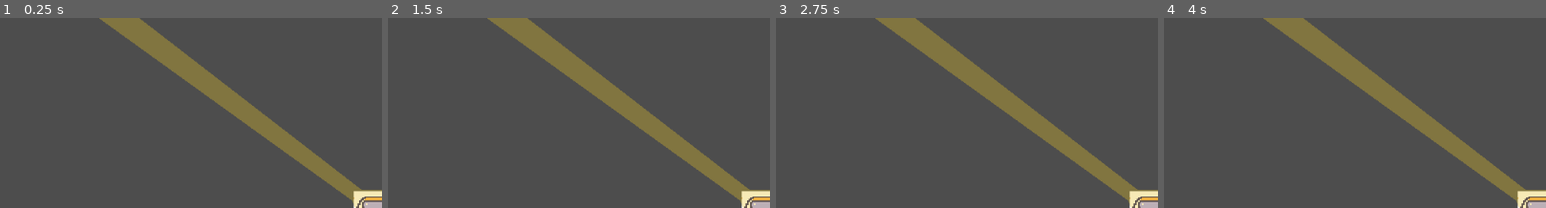
Above: before the commit, frames 1-4 (left to right).
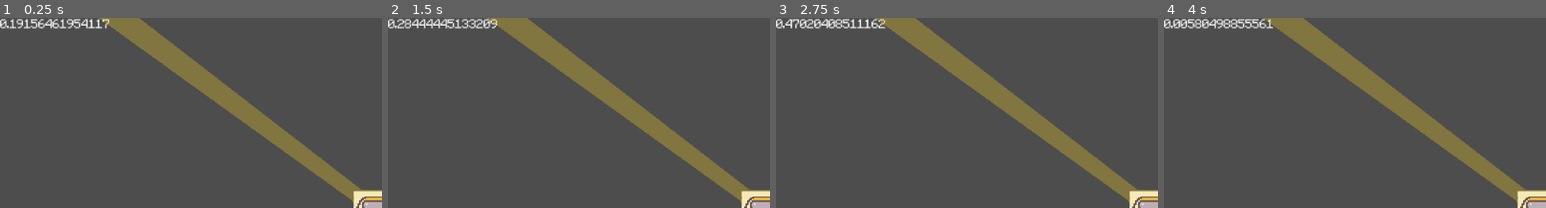
Above: after the commit, the same moments.

Repository: TrueHopolok/gj_flow
Game: Godot game, scene res://scenes/gameplay/gameplay.tscn
Two runs of this game, one before a commit and one after it. Both use one fixed random seed, a clock stepped at 60 frames per second and the inputs below. The project has no main scene, so this scene is started directly. Sound files missing from this copy of the repository are replaced by a short silence.
Inputs:
- Up to frame 1 (0.25 s): no input
- Up to frame 2 (1.5 s): hold K (low_right) 0.53-1.28 s; hold D (low_left) from 1.28 s (still down)
- Up to frame 3 (2.75 s): release D (low_left) at 2.03 s; hold K (low_right) from 2.03 s (still down)
- Up to frame 4 (4 s): release K (low_right) at 3.53 s; hold D (low_left) from 3.53 s (still down)
The pictures show only the part of the screen within x 0-50%, y 0-50%; the shares and areas given below are measured in that part.

The runs differ from the first frame. In frame 1, 0.8% of the frame differs, in the area x 0-29%, y 0-6%; in frame 2, 0.9%; in frame 3, 0.9%; in frame 4, 1.0%.

Commit message:
mne kazetsa, ni4ego ne rabotaet

Diff:
--- a/assets/sections/experiment.tres
+++ b/assets/sections/experiment.tres
@@ -6,5 +6,6 @@
 
 [resource]
 script = ExtResource("2_bfdpq")
+bpm = 60.0
 parts = Array[ExtResource("1_85abv")]([ExtResource("3_qatc3")])
 metadata/_custom_type_script = "uid://crkfqj4wv8qok"
--- a/scenes/game_manager/game_manager.gd
+++ b/scenes/game_manager/game_manager.gd
@@ -9,7 +9,7 @@
 const NOTE_SPAWN_OFFSET: float = 2.0 # sec
 
 ## Absolute error of player's clicking the note
-const TIMING_WINDOW: float = 0.25 # sec
+const TIMING_WINDOW: float = 2.0 # sec
 
 @export_group('Section')
 @export var sections: Array[LevelSection]
@@ -43,6 +43,16 @@
 	health_changed.emit(health)
 
 
+func beat_to_sec(beat: float, bpm: float) -> float:
+	assert(bpm > 0, "WTF BPM IS NEGATIVE OR ZERO, btw Rich's fault")
+	return beat / 60 * bpm
+
+
+func sec_to_beat(sec: float, bpm: float) -> float:
+	assert(bpm > 0, "WTF BPM IS NEGATIVE OR ZERO, btw Rich's fault")
+	return sec * 60 / bpm
+
+
 func start_game() -> void:
 	assert(len(sections) > 0, "FAILED TO FIND ANY SECTIONS")
 	set_health(LevelDamage.MAX_HEALTH)
@@ -53,8 +63,9 @@
 func next_section() -> void:
 	if len(sections) - 1 > section_id:
 		section_id += 1
-	section = sections[section_id]
+	section = sections[section_id].duplicate(true)
 	section.parts.shuffle()
+	assert(section.bpm > 0, "ALLO BROTHA")
 
 	notes.clear()
 	music_player.stream_queue.clear()
@@ -62,7 +73,8 @@
 	for part in section.parts:
 		for note in part.notes:
 			notes.append(note)
-			notes[-1].timing += offset
+			notes[-1].timing += sec_to_beat(offset, section.bpm)
+			prints(notes[-1].timing, beat_to_sec(notes[-1].timing, section.bpm))
 		music_player.stream_queue.append(part.stream)
 		offset += part.stream.get_length()
 	note_spawn_id = 0
@@ -70,10 +82,6 @@
 
 	# maybe play some animation that next section starts
 	music_player.restart()
-
-
-func get_song_pos() -> float:
-	return music_player.get_playback_position()
 
 
 func spawn_note(note: LevelNote) -> void:
@@ -121,22 +129,23 @@
 	if event.is_action_pressed(&'low_left') || event.is_action_pressed(&'low_right') || event.is_action_pressed(&'top_left') || event.is_action_pressed(&'top_right'):
 		var note_id: int = note_active_id
 		var pressed_amount: int = 0
-		while note_id < len(notes) && get_song_pos() + TIMING_WINDOW > notes[note_id].timing:
-			if !notes[note_id].activated:
-				note_id += 1
-				continue
-			if event.as_text() == notes[note_id].direction:
+		while note_id < len(notes) && music_player.get_song_pos() + TIMING_WINDOW > beat_to_sec(notes[note_active_id].timing, section.bpm):
+			prints(note_active_id, beat_to_sec(notes[note_active_id].timing, section.bpm))
+			if notes[note_id].activated && event.as_text() == notes[note_id].direction:
 				notes[note_id].activated = false
 				pressed_amount += 1
+			note_id += 1
 		if pressed_amount == 0: damage(LevelDamage.DAMAGE_PER_MISCLICK)
 		else: damage(LevelDamage.HEAL_PER_HIT)
 
 
 func _physics_process(_delta: float) -> void:
-	while note_spawn_id < len(notes) && get_song_pos() + NOTE_SPAWN_OFFSET > notes[note_spawn_id].timing:
+	$Tlabel.text = str(beat_to_sec(music_player.get_song_pos(), section.bpm))
+
+	while note_spawn_id < len(notes) && music_player.get_song_pos() + NOTE_SPAWN_OFFSET > beat_to_sec(notes[note_active_id].timing, section.bpm):
 		spawn_note(notes[note_spawn_id])
 		note_spawn_id += 1
 
-	while note_active_id < len(notes) && get_song_pos() - TIMING_WINDOW > notes[note_active_id].timing:
+	while note_active_id < len(notes) && music_player.get_song_pos() - TIMING_WINDOW > beat_to_sec(notes[note_active_id].timing, section.bpm):
 		if notes[note_active_id].activated: damage(LevelDamage.DAMAGE_PER_MISS[notes[note_active_id].type])
 		note_active_id += 1
--- a/scenes/game_manager/game_manager.tscn
+++ b/scenes/game_manager/game_manager.tscn
@@ -10,3 +10,7 @@
 bus = &"Music"
 script = ExtResource("2_0drbn")
 metadata/_custom_type_script = "uid://bq2xx0l5qy125"
+
+[node name="Tlabel" type="Label" parent="." unique_id=802774425]
+offset_right = 40.0
+offset_bottom = 14.0
--- a/scenes/level_note/level_note.gd
+++ b/scenes/level_note/level_note.gd
@@ -11,13 +11,13 @@
 const LOW_RIGHT: String = 'low_right'
 
 
+enum NoteType {
+	REGULAR,
+	ENEMY,
+}
+
+
 @export var type: NoteType
 @export var timing: float ## 1 unit == tact
 @export var direction: String
 var activated: bool = true
-
-
-enum NoteType {
-	REGULAR,
-	ENEMY,
-}
